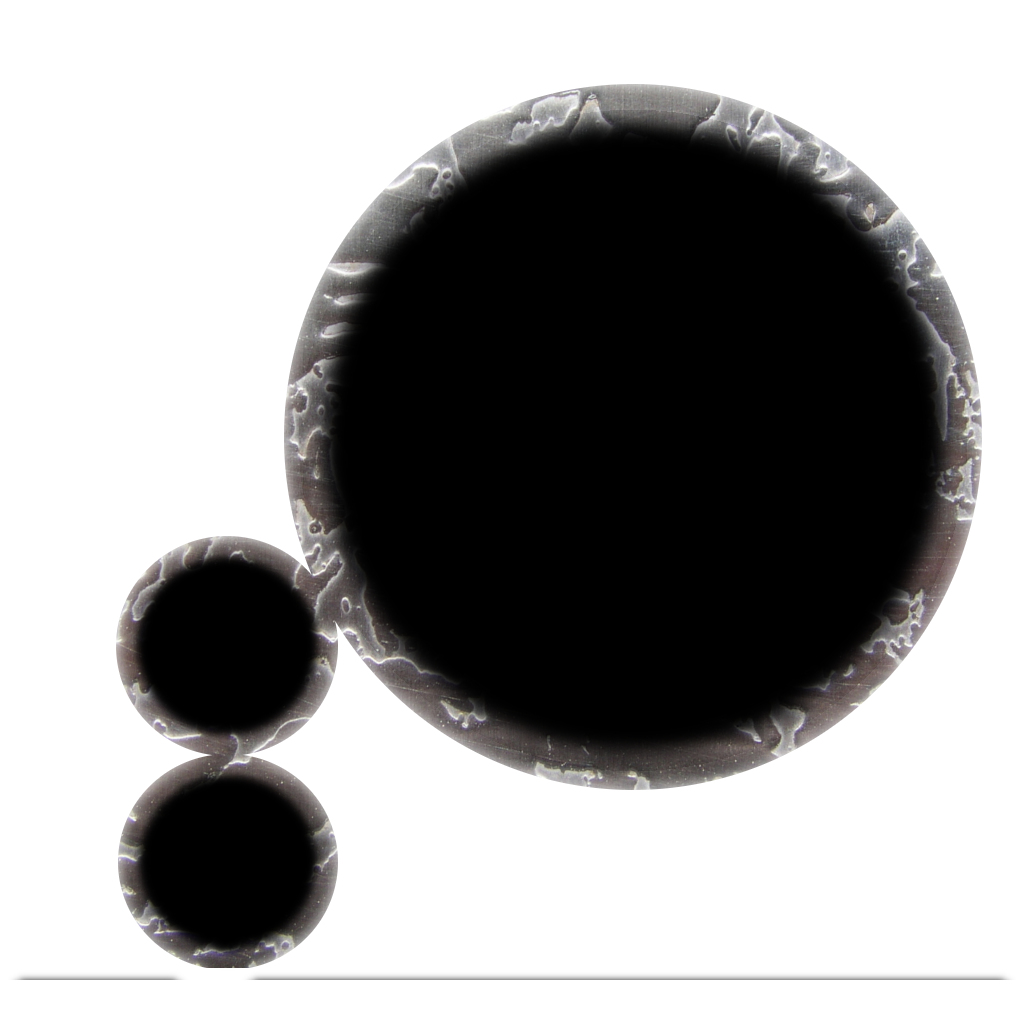
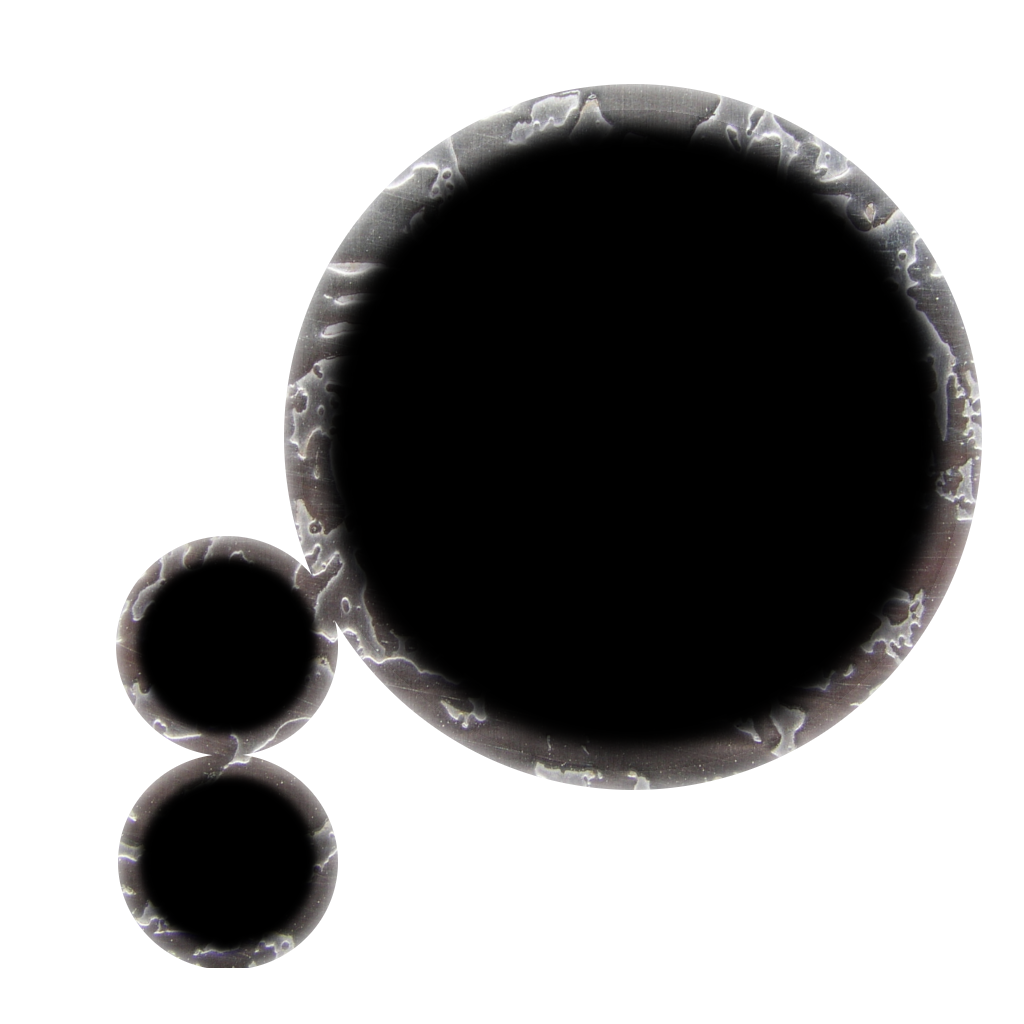
Before/after of a (1024, 1024) layered artwork. What changed in the layer stack:
painted on "Metal#1" over [9, 972, 1015, 980]
